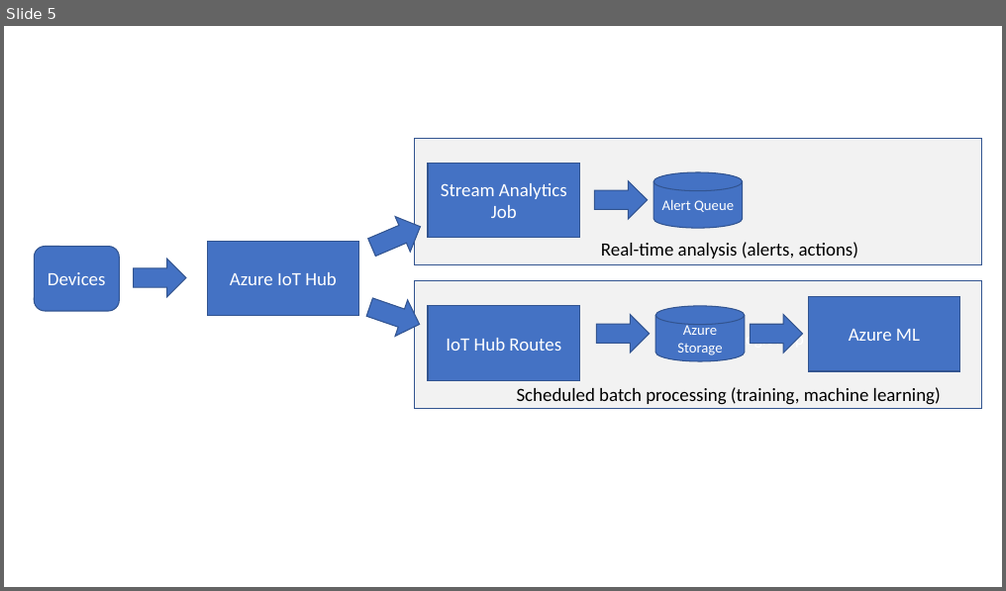
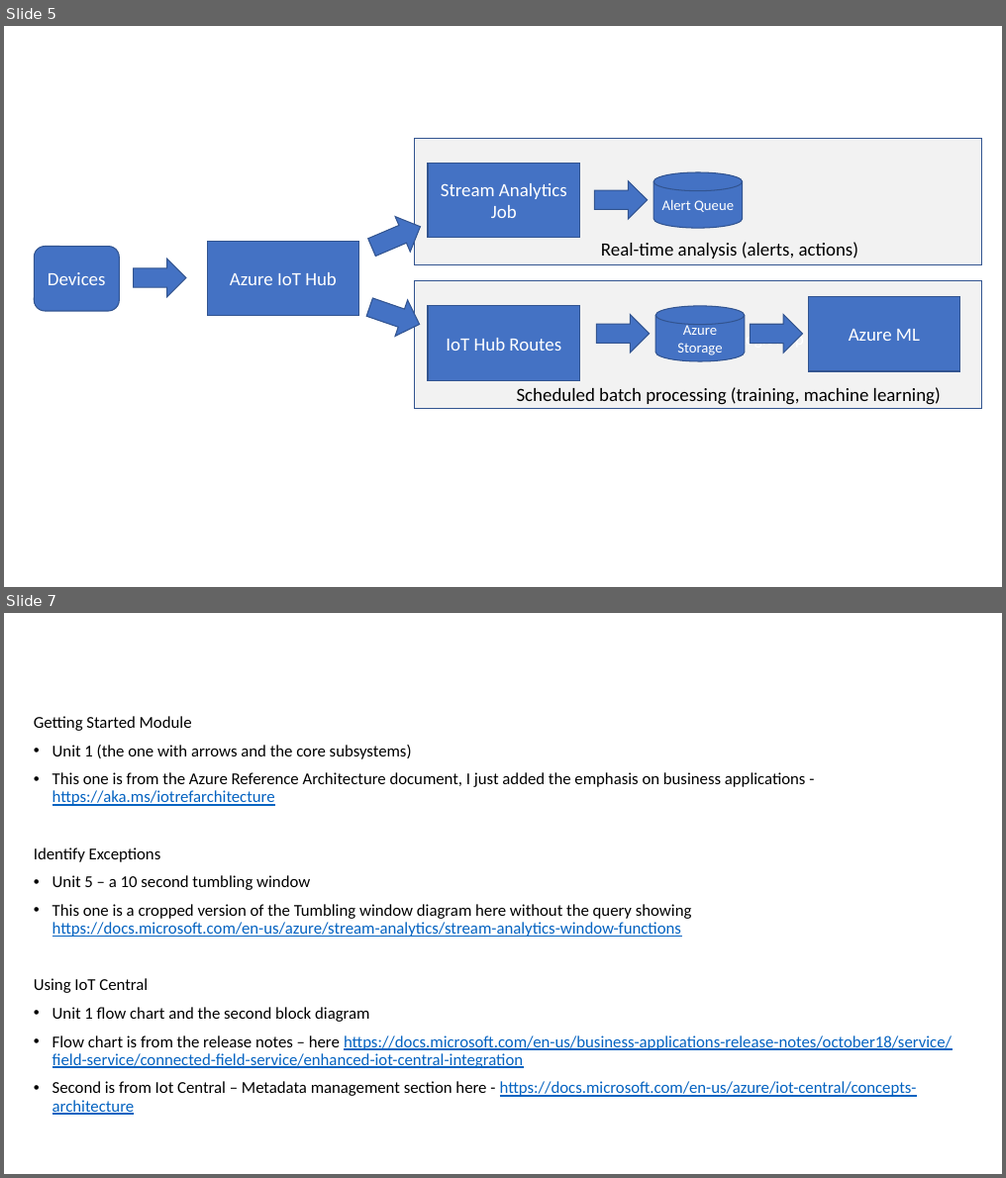
Before and after one commit to wwlpublish/learn-bizapps-pr-test, a slide deck: learn-bizapps-pr/dyn365-field-service/get-started-with-connected-field-service/media_layered/RegDeviceDataModel.pptx. Shown one above the other, each under a label of ours: slide 5 before the commit, slides 5 and 7 after it; the slides between them are not shown. The pictures are 1006x591 and 1006x1178 pixels, drawn with LibreOffice and Linux fonts; fonts in the diff are those of the drawing. Boxes give left, top, right and bottom in pixels: in the first picture for what was removed or moved away, otherwise in the second. Text is boxed around its words. In the diff, an @@ line names an element or a change of style, - is before the commit and + after.

```diff
--- a/learn-bizapps-pr/dyn365-field-service/get-started-with-connected-field-service/media_layered/RegDeviceDataModel.pptx
+++ b/learn-bizapps-pr/dyn365-field-service/get-started-with-connected-field-service/media_layered/RegDeviceDataModel.pptx
@@ slide 7 added at <box>4,613,1002,1174</box>, background #FFFFFF @@
@@ text added at <box>34,716,951,1115</box>, 16 pt, text #000000 @@
+Getting Started Module
+• Unit 1 (the one with arrows and the core subsystems)
+• This one is from the Azure Reference Architecture document, I just added the emphasis on business applications - https://aka.ms/iotrefarchitecture
+Identify Exceptions
+• Unit 5 – a 10 second tumbling window
+• This one is a cropped version of the Tumbling window diagram here without the query showing https://docs.microsoft.com/en-us/azure/stream-analytics/stream-analytics-window-functions
+Using IoT Central
+• Unit 1 flow chart and the second block diagram
+• Flow chart is from the release notes – here https://docs.microsoft.com/en-us/business-applications-release-notes/october18/service/field-service/connected-field-service/enhanced-iot-central-integration
+• Second is from Iot Central – Metadata management section here - https://docs.microsoft.com/en-us/azure/iot-central/concepts-architecture
```
Also in this commit, not shown: 1 other slide added.
